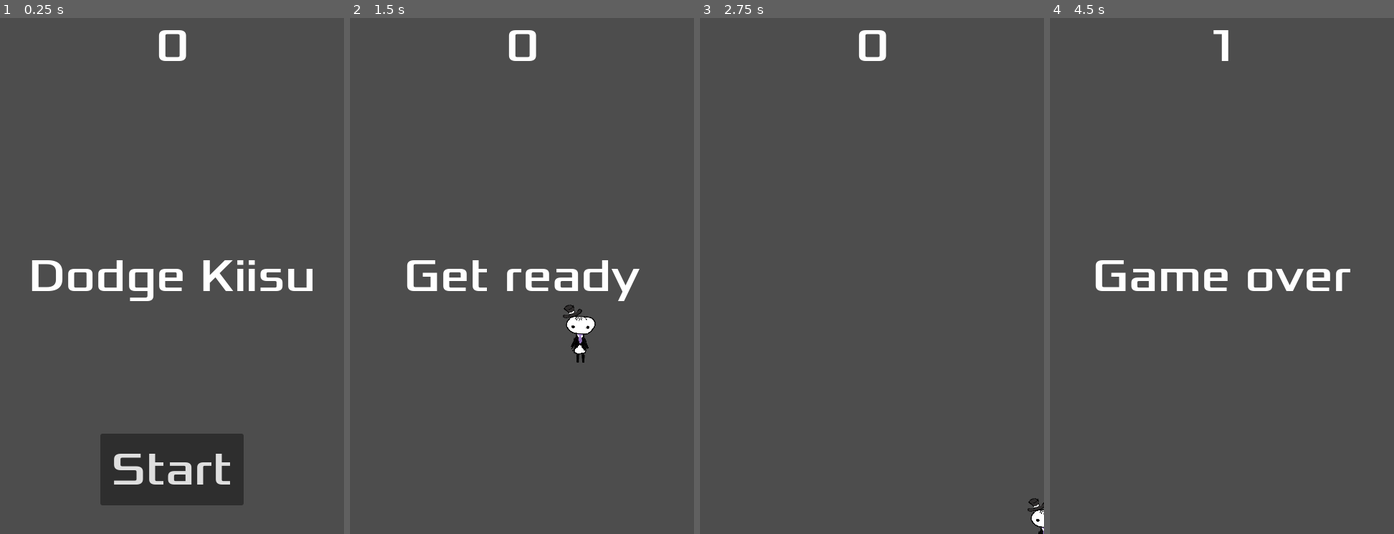
Above: before the commit, frames 1-4 (left to right).
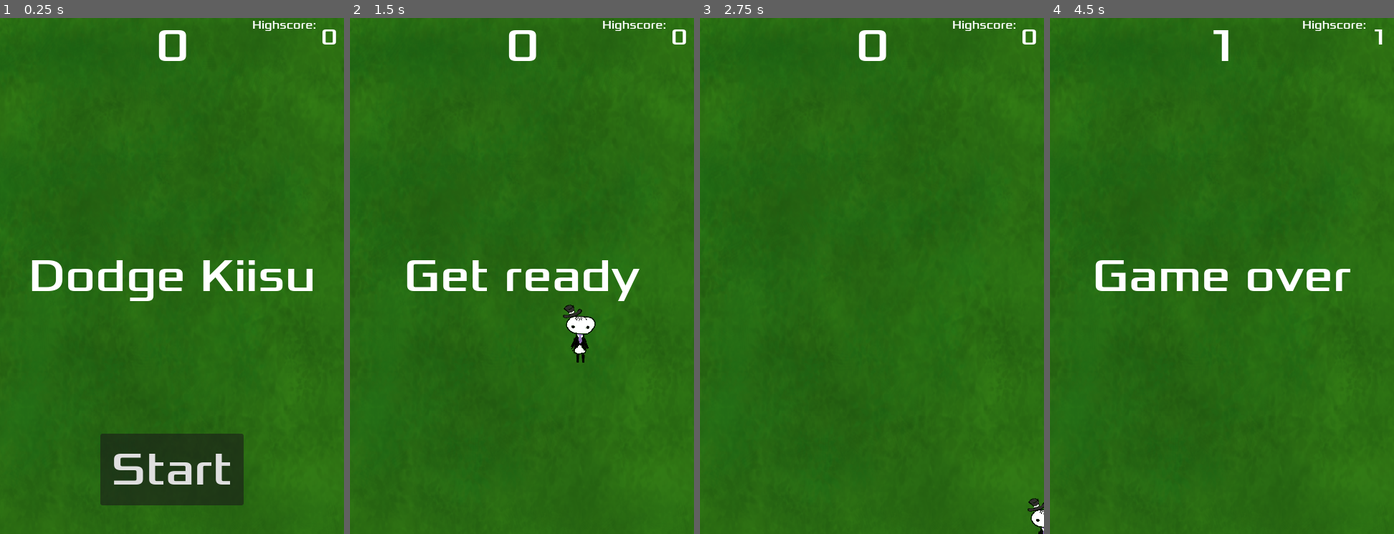
Above: after the commit, the same moments.

Repository: ebistu/dis-guys-a-cat-allergic
Game: Godot game, scene res://main.tscn
The game is run twice, just before and just after one commit, with the same random seed, the same clock (stepped at 60 frames per second) and the same inputs.
Inputs:
- Up to frame 1 (0.25 s): no input
- Up to frame 2 (1.5 s): click "Start" at 0.5 s; tap Enter at 1.25 s; hold D (move_right) from 1.28 s (still down)
- Up to frame 3 (2.75 s): release D (move_right) at 2.03 s; hold S (move_down) from 2.03 s (still down)
- Up to frame 4 (4.5 s): release S (move_down) at 2.78 s; hold D (move_right) 2.78-3.53 s; hold W (move_up) 3.53-4.28 s; hold A (move_left) from 4.28 s (still down)

The runs differ from the first frame. In frame 1, 92% of the frame differs, in the area x 0-100%, y 0-100%; in frame 2, 98%; in frame 3, 100%; in frame 4, 98%.

Commit message:
bug fixes

Diff:
--- a/characters/kiisu.tscn
+++ b/characters/kiisu.tscn
@@ -33,14 +33,15 @@
 collision_mask = 0
 gravity_scale = 0.0
 script = ExtResource("1_xm0xp")
-metadata/_edit_group_ = true
 
 [node name="AnimatedSprite2D" type="AnimatedSprite2D" parent="."]
 sprite_frames = SubResource("SpriteFrames_tpjfg")
 animation = &"walk"
+flip_h = true
+metadata/_edit_group_ = true
 
 [node name="CollisionShape2D" type="CollisionShape2D" parent="."]
-position = Vector2(5, 17)
+position = Vector2(-5, 17)
 rotation = 1.5708
 shape = SubResource("CapsuleShape2D_quk48")
 
--- a/hud.tscn
+++ b/hud.tscn
@@ -35,6 +35,28 @@
 vertical_alignment = 1
 autowrap_mode = 2
 
+[node name="highscoreText" type="Label" parent="."]
+offset_left = 352.0
+offset_right = 540.0
+offset_bottom = 39.0
+theme_override_fonts/font = ExtResource("2_qe6ru")
+theme_override_font_sizes/font_size = 16
+text = "Highscore: "
+
+[node name="Highscore" type="Label" parent="."]
+anchors_preset = 1
+anchor_left = 1.0
+anchor_right = 1.0
+offset_left = -40.0
+offset_top = -8.0
+offset_bottom = 61.0
+grow_horizontal = 0
+theme_override_fonts/font = ExtResource("2_qe6ru")
+theme_override_font_sizes/font_size = 32
+text = "0"
+horizontal_alignment = 1
+vertical_alignment = 1
+
 [node name="StartButton" type="Button" parent="."]
 anchors_preset = 7
 anchor_left = 0.5
--- a/main.tscn
+++ b/main.tscn
@@ -1,8 +1,9 @@
-[gd_scene load_steps=6 format=3 uid="uid://dr3d2iq2oltnv"]
+[gd_scene load_steps=7 format=3 uid="uid://dr3d2iq2oltnv"]
 
 [ext_resource type="PackedScene" uid="uid://dfnotq3vj8s2q" path="res://characters/player.tscn" id="1_87dgs"]
 [ext_resource type="Script" path="res://scripts/main.gd" id="1_d83gi"]
 [ext_resource type="PackedScene" uid="uid://d1jhm84o0h2ti" path="res://characters/kiisu.tscn" id="2_pfmpc"]
+[ext_resource type="Texture2D" uid="uid://cegoryewnnrtx" path="res://textures/ground.png" id="3_k75g5"]
 [ext_resource type="PackedScene" uid="uid://terc54jg7ob3" path="res://hud.tscn" id="4_eqsg4"]
 
 [sub_resource type="Curve2D" id="Curve2D_bdtwc"]
@@ -14,6 +15,11 @@
 [node name="Main" type="Node"]
 script = ExtResource("1_d83gi")
 mob_scene = ExtResource("2_pfmpc")
+
+[node name="Sprite2D" type="Sprite2D" parent="."]
+position = Vector2(249, 373)
+scale = Vector2(0.558, 0.79)
+texture = ExtResource("3_k75g5")
 
 [node name="MobTimer" type="Timer" parent="."]
 wait_time = 0.5
--- a/project.godot
+++ b/project.godot
@@ -26,20 +26,24 @@
 move_right={
 "deadzone": 0.5,
 "events": [Object(InputEventKey,"resource_local_to_scene":false,"resource_name":"","device":-1,"window_id":0,"alt_pressed":false,"shift_pressed":false,"ctrl_pressed":false,"meta_pressed":false,"pressed":false,"keycode":0,"physical_keycode":68,"key_label":0,"unicode":100,"echo":false,"script":null)
+, Object(InputEventKey,"resource_local_to_scene":false,"resource_name":"","device":-1,"window_id":0,"alt_pressed":false,"shift_pressed":false,"ctrl_pressed":false,"meta_pressed":false,"pressed":false,"keycode":0,"physical_keycode":4194321,"key_label":0,"unicode":0,"echo":false,"script":null)
 ]
 }
 move_left={
 "deadzone": 0.5,
 "events": [Object(InputEventKey,"resource_local_to_scene":false,"resource_name":"","device":-1,"window_id":0,"alt_pressed":false,"shift_pressed":false,"ctrl_pressed":false,"meta_pressed":false,"pressed":false,"keycode":0,"physical_keycode":65,"key_label":0,"unicode":97,"echo":false,"script":null)
+, Object(InputEventKey,"resource_local_to_scene":false,"resource_name":"","device":-1,"window_id":0,"alt_pressed":false,"shift_pressed":false,"ctrl_pressed":false,"meta_pressed":false,"pressed":false,"keycode":0,"physical_keycode":4194319,"key_label":0,"unicode":0,"echo":false,"script":null)
 ]
 }
 move_up={
 "deadzone": 0.5,
 "events": [Object(InputEventKey,"resource_local_to_scene":false,"resource_name":"","device":-1,"window_id":0,"alt_pressed":false,"shift_pressed":false,"ctrl_pressed":false,"meta_pressed":false,"pressed":false,"keycode":0,"physical_keycode":87,"key_label":0,"unicode":119,"echo":false,"script":null)
+, Object(InputEventKey,"resource_local_to_scene":false,"resource_name":"","device":-1,"window_id":0,"alt_pressed":false,"shift_pressed":false,"ctrl_pressed":false,"meta_pressed":false,"pressed":false,"keycode":0,"physical_keycode":4194320,"key_label":0,"unicode":0,"echo":false,"script":null)
 ]
 }
 move_down={
 "deadzone": 0.5,
 "events": [Object(InputEventKey,"resource_local_to_scene":false,"resource_name":"","device":-1,"window_id":0,"alt_pressed":false,"shift_pressed":false,"ctrl_pressed":false,"meta_pressed":false,"pressed":false,"keycode":0,"physical_keycode":83,"key_label":0,"unicode":115,"echo":false,"script":null)
+, Object(InputEventKey,"resource_local_to_scene":false,"resource_name":"","device":-1,"window_id":0,"alt_pressed":false,"shift_pressed":false,"ctrl_pressed":false,"meta_pressed":false,"pressed":false,"keycode":0,"physical_keycode":4194322,"key_label":0,"unicode":0,"echo":false,"script":null)
 ]
 }
--- a/scripts/HUD.gd
+++ b/scripts/HUD.gd
@@ -27,6 +27,8 @@
 
 func update_score(score):
 	$ScoreLabel.text = str(score)
+	if score > int($Highscore.text):
+		$Highscore.text = str(score)
 
 func _on_start_button_pressed():
 	$StartButton.hide()
